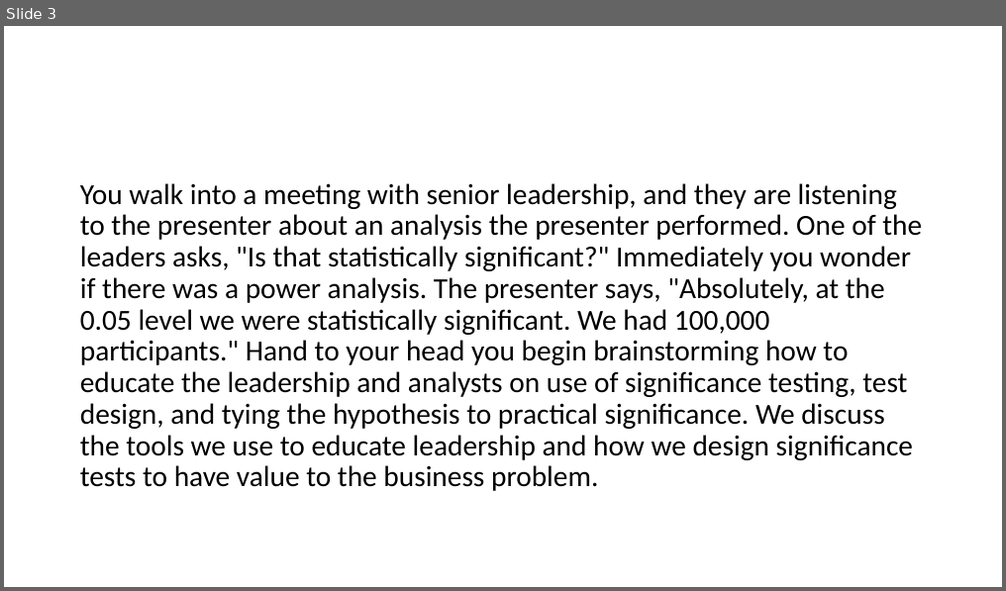
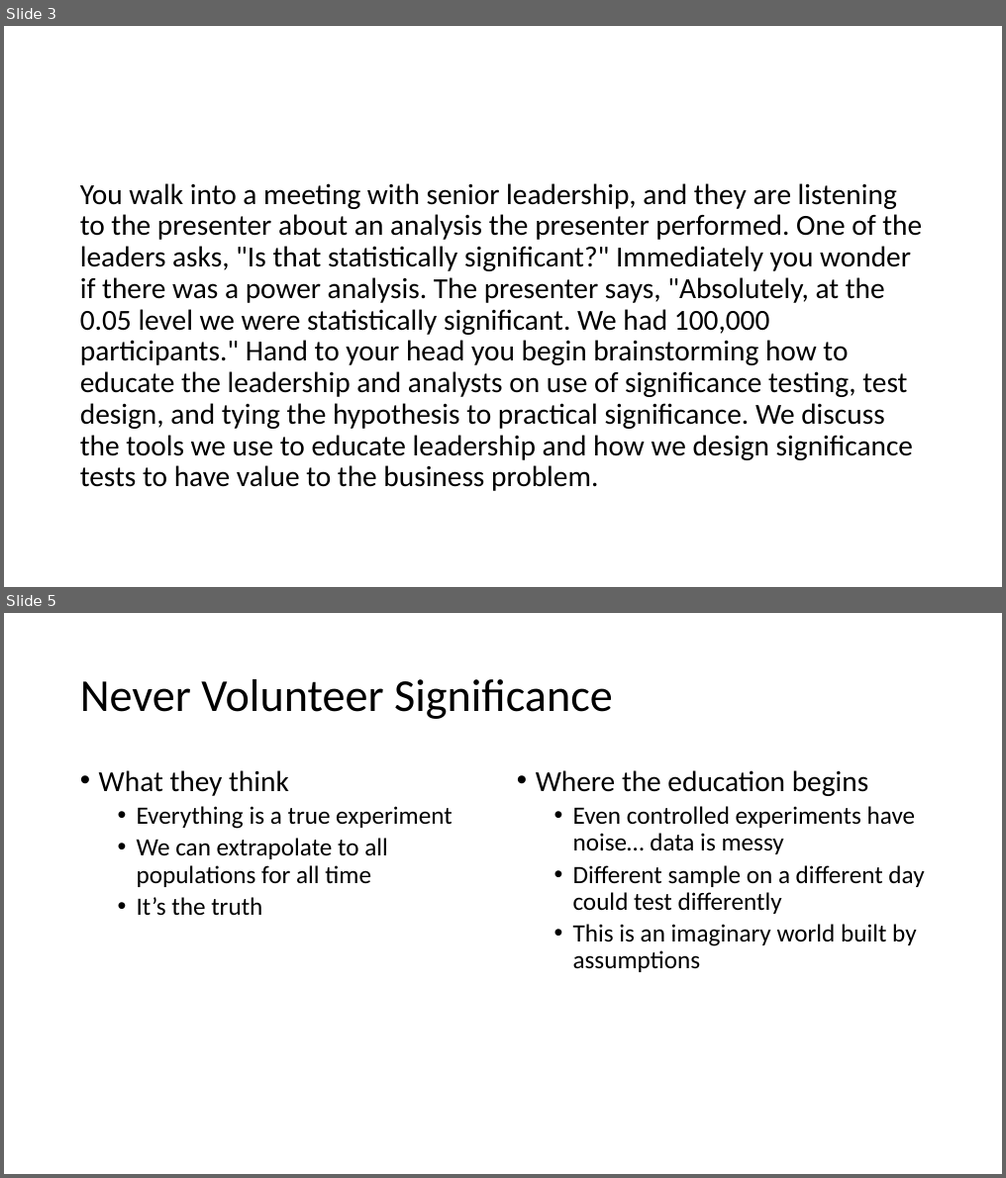
Before and after one commit to BenBarnard/pvaluePleasure, a slide deck: pvaluePleasure.pptx. Shown one above the other, each under a label of ours: slide 3 before the commit, slides 3 and 5 after it; the slides between them are not shown. The pictures are 1006x591 and 1006x1178 pixels, drawn with LibreOffice and Linux fonts; fonts in the diff are those of the drawing. Boxes give left, top, right and bottom in pixels: in the first picture for what was removed or moved away, otherwise in the second. Text is boxed around its words. In the diff, an @@ line names an element or a change of style, - is before the commit and + after.

```diff
--- a/pvaluePleasure.pptx
+++ b/pvaluePleasure.pptx
@@ slide 5 added at [4, 613, 1002, 1174], background #FFFFFF @@
@@ title added at [80, 679, 613, 719], 44 pt, text #000000 @@
+Never Volunteer Significance
@@ text added at [99, 770, 451, 916], 24 pt, text #000000 @@
+• What they think
+  • Everything is a true experiment
+  • We can extrapolate to all populations for all time
+  • It’s the truth
@@ text added at [536, 770, 924, 972], 24 pt, text #000000 @@
+• Where the education begins
+  • Even controlled experiments have noise… data is messy
+  • Different sample on a different day could test differently
+  • This is an imaginary world built by assumptions
```
Also in this commit, not shown: 1 slide changed, 2 other slides added.
